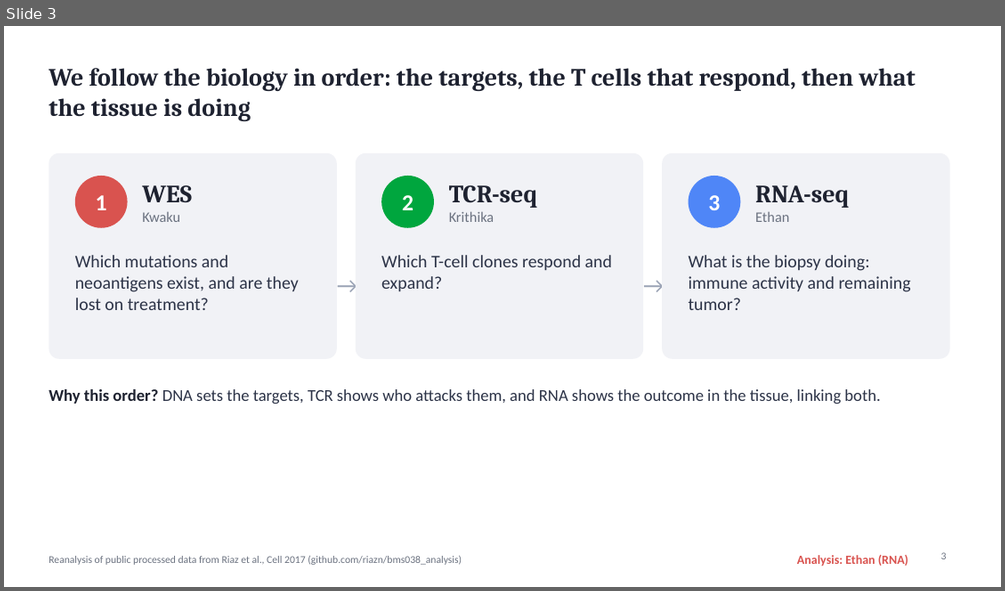
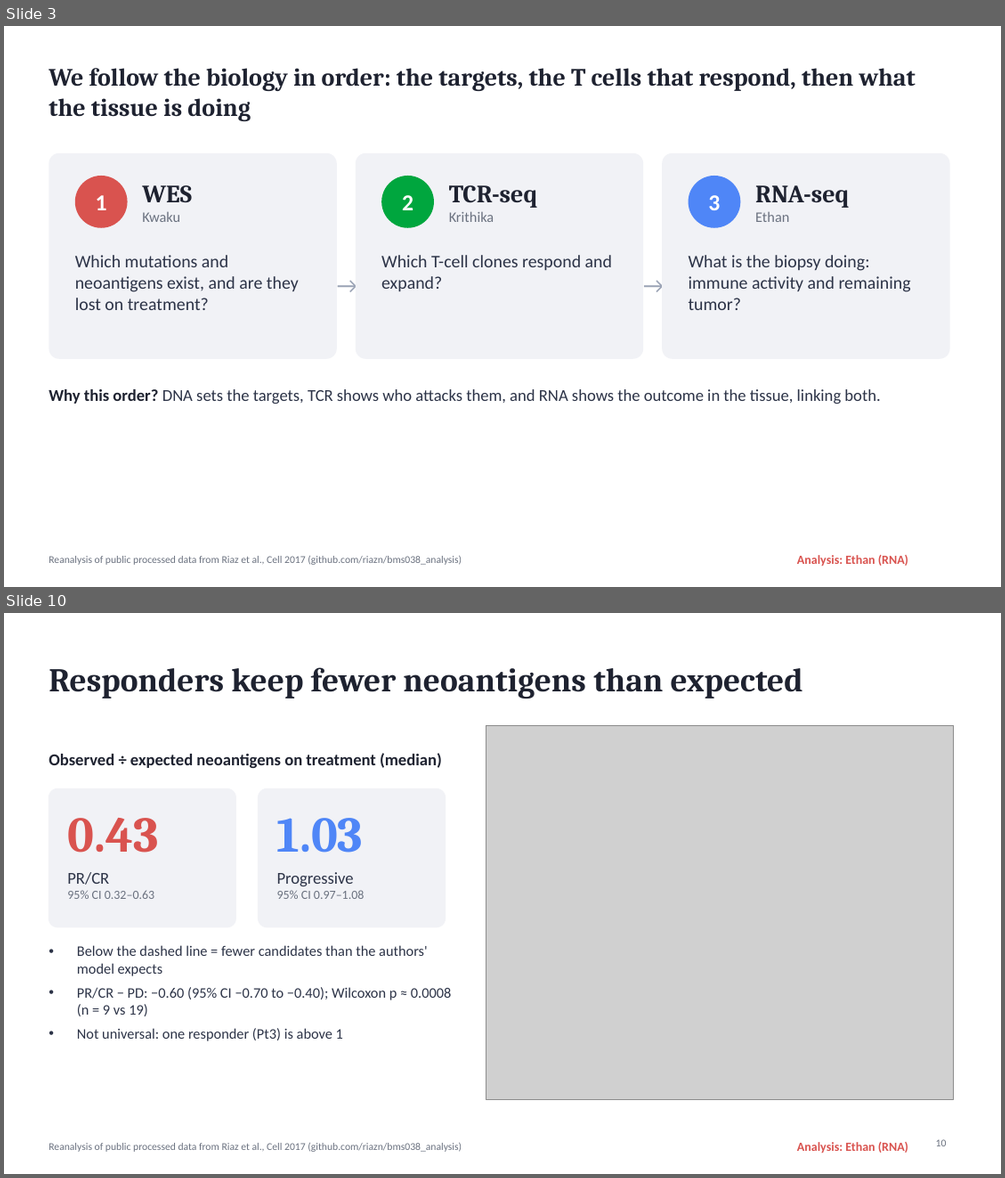
Before and after one commit to linethan04/Immunology-Final-Project, a slide deck: RNA_Ethan/slides/RNA_10slides_Ethan.pptx. Shown one above the other, each under a label of ours: slide 3 before the commit, slides 3 and 10 after it; the slides between them are not shown. The pictures are 1005x591 and 1005x1178 pixels, drawn with LibreOffice and Linux fonts; fonts in the diff are those of the drawing; grey boxes stand for pictures. Boxes give left, top, right and bottom in pixels: in the first picture for what was removed or moved away, otherwise in the second. Text is boxed around its words. In the diff, an @@ line names an element or a change of style, - is before the commit and + after.

```diff
--- a/RNA_Ethan/slides/RNA_10slides_Ethan.pptx
+++ b/RNA_Ethan/slides/RNA_10slides_Ethan.pptx
@@ slide 10 added at (x1=4, y1=613, x2=1001, y2=1174), background #FFFFFF; not listed: 2 template elements that a slide beside it also shows @@
@@ title added at (x1=48, y1=667, x2=803, y2=698), 32 pt, text #1E2230, bold @@
+Responders keep fewer neoantigens than expected
@@ picture added at (x1=486, y1=725, x2=954, y2=1099) @@
@@ text added at (x1=48, y1=753, x2=442, y2=768), 16 pt, text #1E2230, bold @@
+Observed ÷ expected neoantigens on treatment (median)
@@ rounded rectangle added at (x1=48, y1=788, x2=235, y2=927), fill #F1F2F6, outline #F1F2F6 1 pt @@
@@ rounded rectangle added at (x1=259, y1=788, x2=445, y2=927), fill #F1F2F6, outline #F1F2F6 1 pt @@
@@ text added at (x1=67, y1=818, x2=158, y2=852), 48 pt, text #D9534F, bold @@
+0.43
@@ text added at (x1=277, y1=818, x2=364, y2=852), 48 pt, text #4F86F7, bold @@
+1.03
@@ text added at (x1=67, y1=872, x2=154, y2=899), 12 pt, text #6B7280 @@
+PR/CR
+95% CI 0.32–0.63
@@ text added at (x1=277, y1=872, x2=364, y2=899), 12 pt, text #6B7280 @@
+Progressive
+95% CI 0.97–1.08
@@ text added at (x1=77, y1=945, x2=452, y2=1041), 14 pt, text #2C3347 @@
+• Below the dashed line = fewer candidates than the authors' model expects
+• PR/CR − PD: −0.60 (95% CI −0.70 to −0.40); Wilcoxon p ≈ 0.0008 (n = 9 vs 19)
+• Not universal: one responder (Pt3) is above 1
@@ page number added at (x1=936, y1=1139, x2=947, y2=1146), 10 pt, text #6B7280 @@
+10
@@ slide 3 changed as well @@
@@ page number removed at (x1=941, y1=552, x2=947, y2=559) @@
-3
```
Also in this commit, not shown: 8 other slides changed, 17 other slides added, 1 slide removed, 5 other files.
